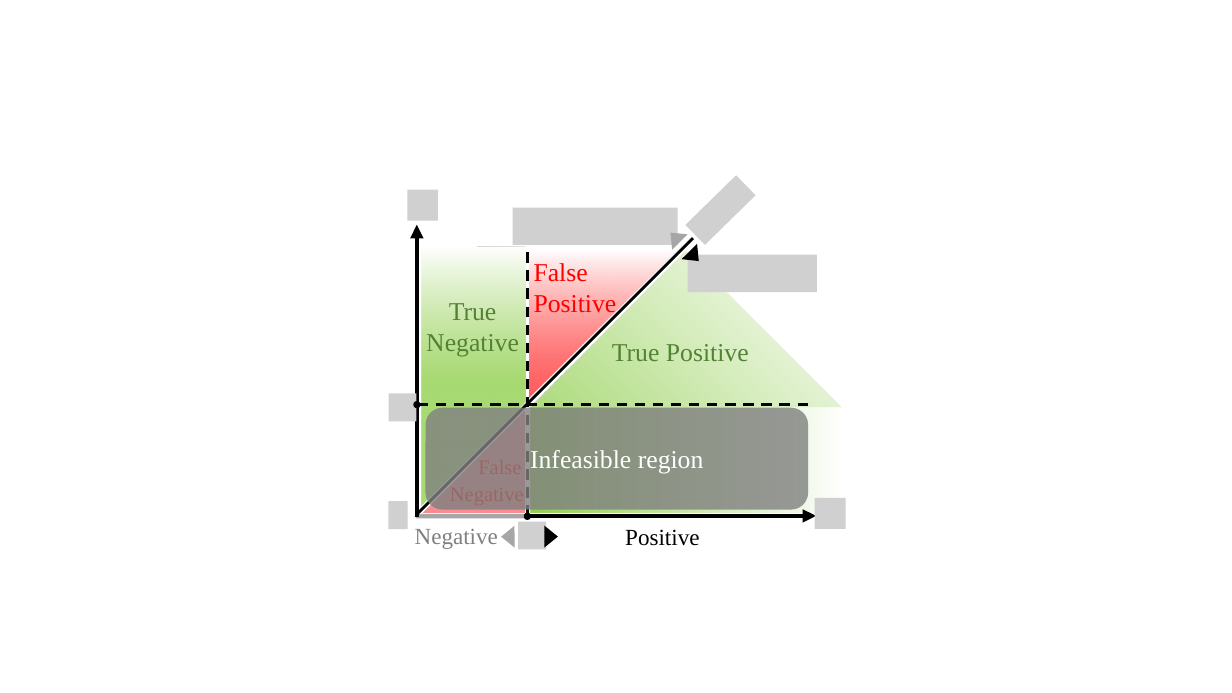
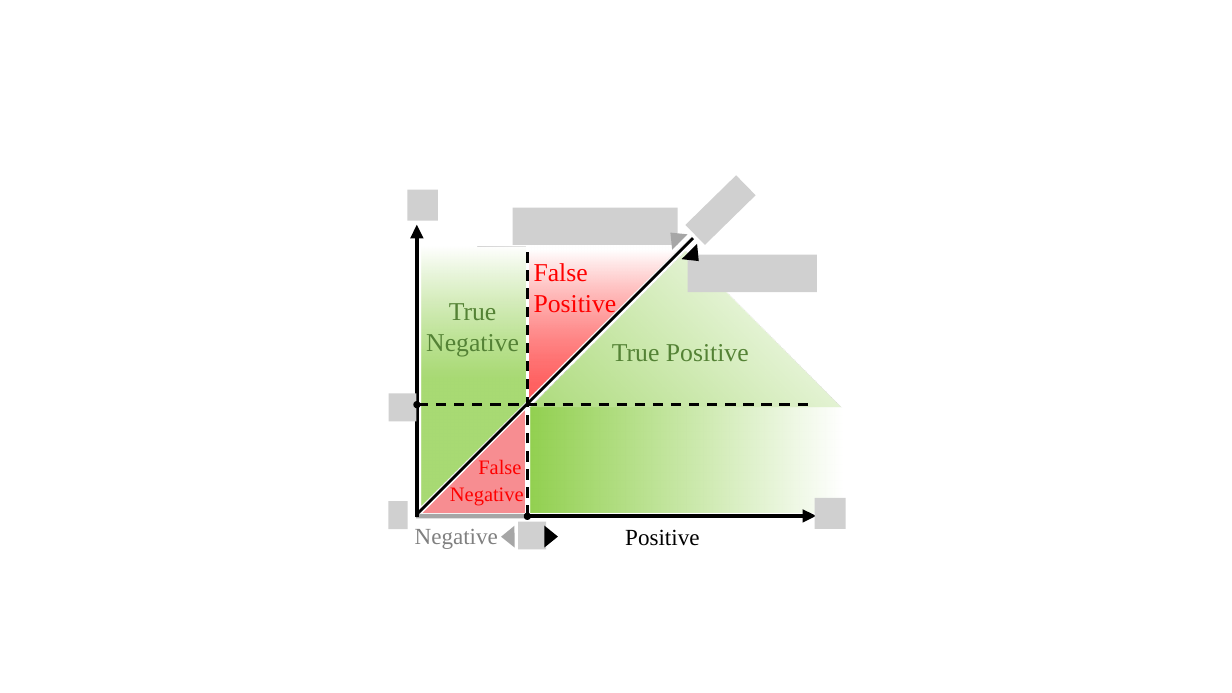
Before and after one commit to Seriousss/ccs_plots, a slide deck: slide 1 of images/intuition.pptx. Drawn at 1232x693 pixels with LibreOffice and Linux fonts; fonts in the diff are those of the drawing; grey boxes stand for pictures. Boxes give left, top, right and bottom in pixels: in the first picture for what was removed or moved away, otherwise in the second. Text is boxed around its words. In the diff, an @@ line names an element or a change of style, - is before the commit and + after.

```diff
--- a/images/intuition.pptx
+++ b/images/intuition.pptx
@@ rounded rectangle removed at (426,408,809,509) @@
-Infeasible region
@@ text added at (478,460,521,474), 16 pt, text #FF0000 @@
+False
@@ text added at (450,487,524,506), 16 pt, text #FF0000 @@
+Negative
```
Also in this commit, not shown: 5 other files.
